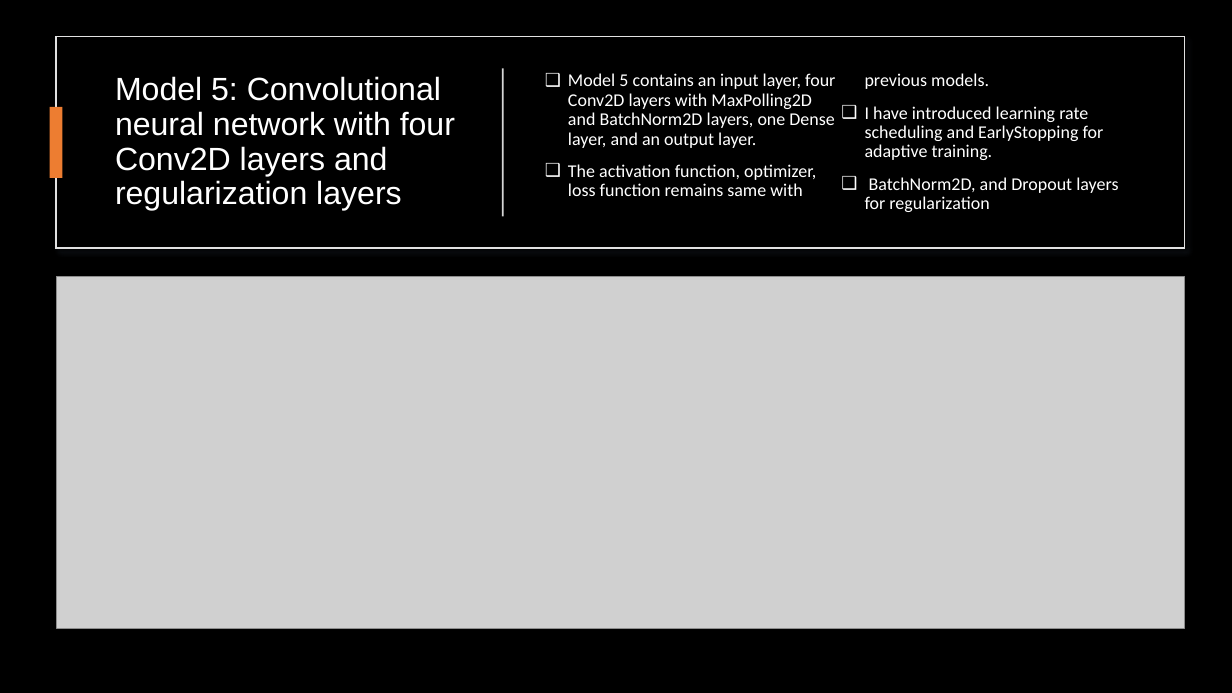
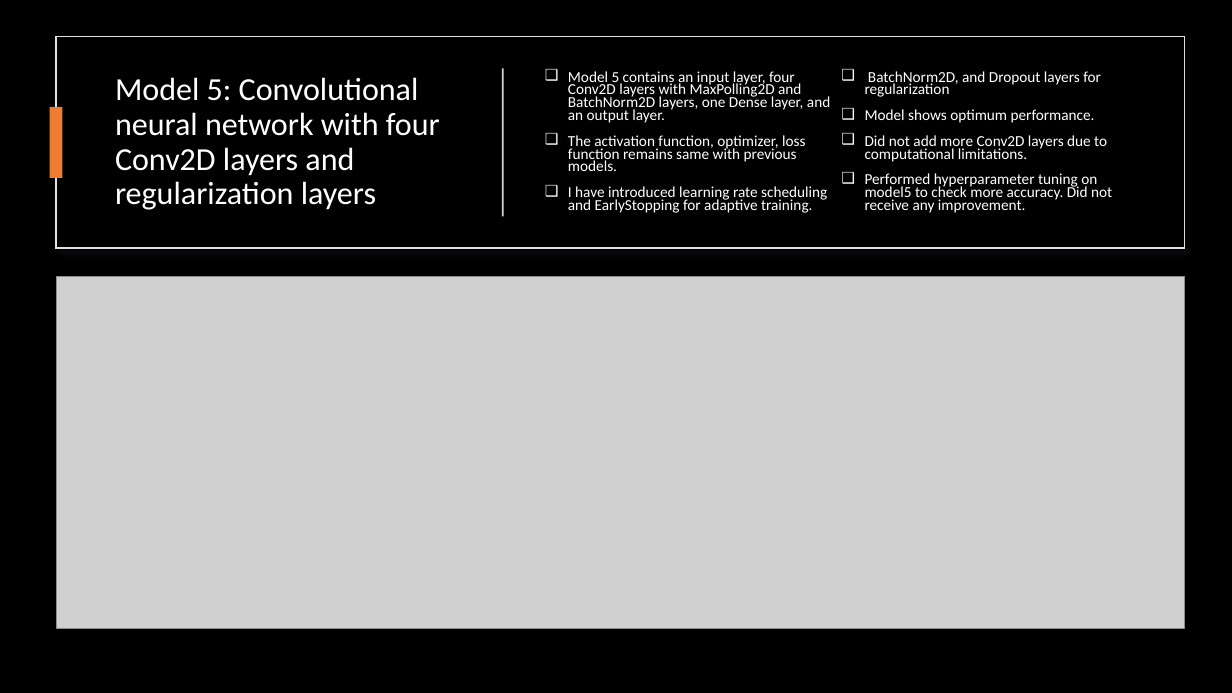
Before and after one commit to ahmedshahjahan/Data-Science-Capstone-Project-Brain-Tumor-Classification-Using-Deep-Learning, a slide deck: slide 21 of Capstone_Three_Final_Presentation (Shahjahan Ahmed).pptx. Drawn at 1232x693 pixels with LibreOffice and Linux fonts; fonts in the diff are those of the drawing; grey boxes stand for pictures. Boxes give left, top, right and bottom in pixels: in the first picture for what was removed or moved away, otherwise in the second. Text is boxed around its words. In the diff, an @@ line names an element or a change of style, - is before the commit and + after.

```diff
--- a/Capstone_Three_Final_Presentation (Shahjahan Ahmed).pptx
+++ b/Capstone_Three_Final_Presentation (Shahjahan Ahmed).pptx
@@ title "Model 5: Convolutional neural network ..." at (x1=115, y1=77, x2=440, y2=210): font Arial to Calibri @@
@@ text at (x1=568, y1=71, x2=830, y2=213): size 14 to 11.9 pt in "Model 5 contains an input layer, four ...", "The activation function, optimizer, loss function remains ...", "I have introduced learning rate scheduling and ...", "BatchNorm2D, and Dropout layers for regularization"; line spacing 0.9 to 0.7 @@
@@ text at (x1=865, y1=135, x2=1112, y2=213): paragraphs added @@
+❑ Model shows optimum performance.
+❑ Did not add more Conv2D layers due to computational limitations.
+❑ Performed hyperparameter tuning on model5 to check more accuracy. Did not receive any improvement.
```
Also in this commit, not shown: 17 other slides changed.
